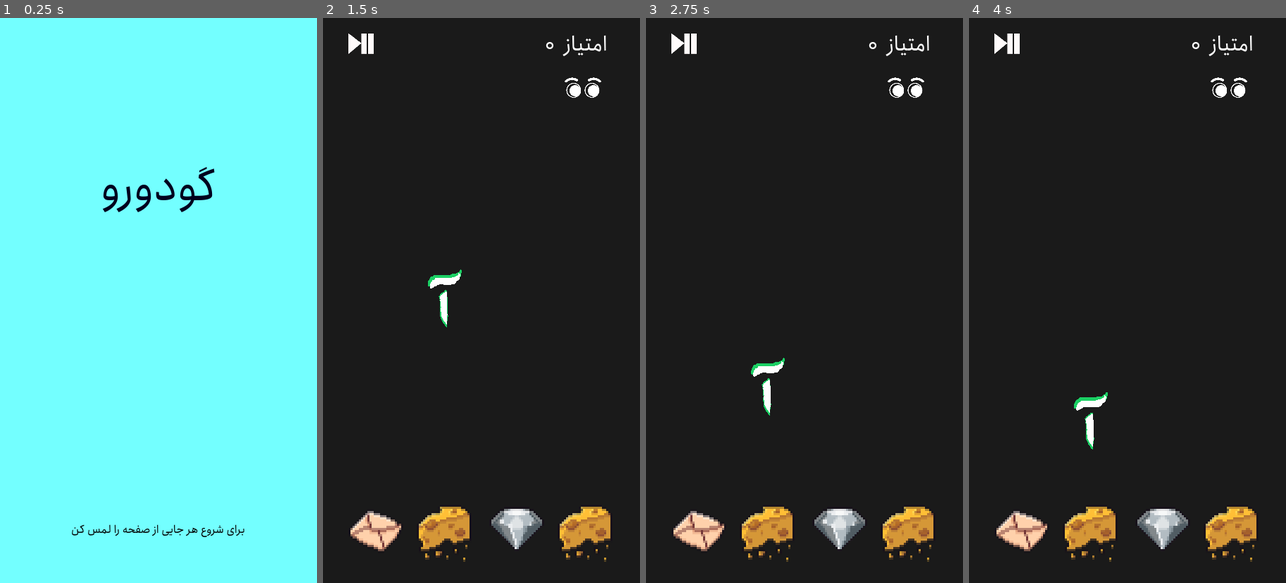
Above: before the commit, frames 1-4 (left to right).
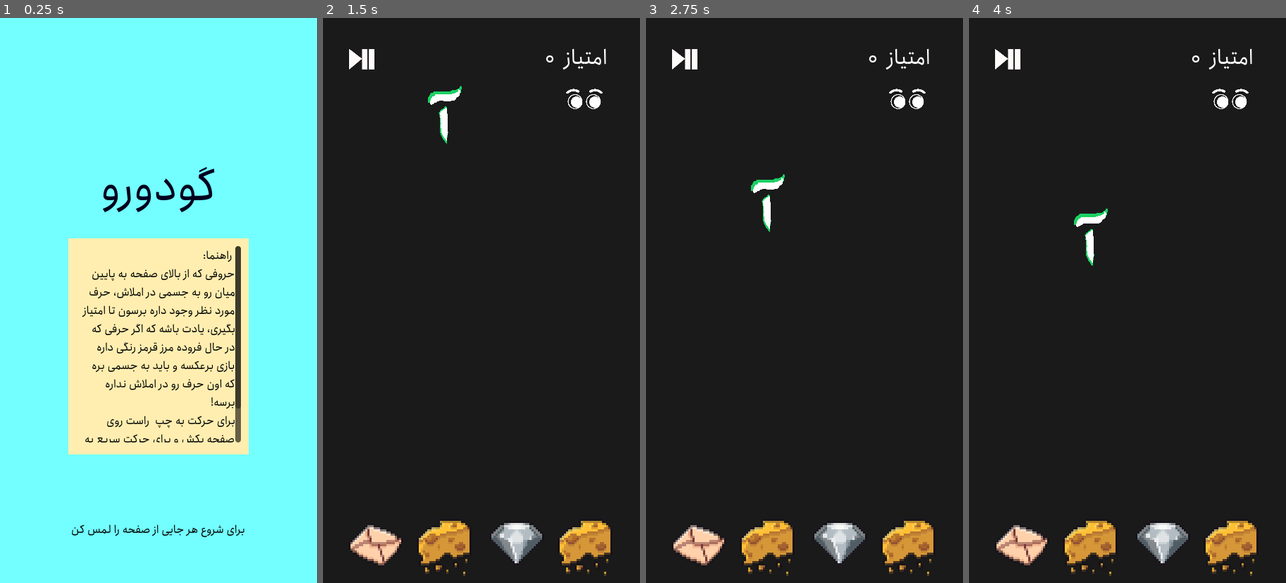
Above: after the commit, the same moments.

Repository: halataa/guduru
Game: Godot game, scene res://scenes/ui/start_page.tscn
Same seed, same stepped clock (60 frames per second), same inputs: the game is played once before the commit and once after it.
Inputs (mouse positions are in pixels of both pictures, inside the frame that each line leads up to; where the layout moved, square brackets give the same spot in the first picture):
- Up to frame 1 (0.25 s): no input
- Up to frame 2 (1.5 s): tap Enter at 0.5 s; move the mouse to (551, 272) at 0.52 s; hold Right (right) 0.53-1.25 s; hold Space (fast) 0.53-1.25 s; click (551, 272) at 0.67 s; click (586, 85) at 1.27 s
- Up to frame 3 (2.75 s): click (912, 97) [909, 85] at 2 s
- Up to frame 4 (4 s): click (1007, 57) [1003, 40] at 2.75 s; tap Space (fast) at 3.5 s; move the mouse to (1064, 328) at 3.52 s; hold A (left) from 3.53 s (still down); tap Q (reveal) at 3.6 s

The runs differ from the first frame. In frame 1, 22% of the frame differs, in the area x 21-79%, y 39-78%; in frame 2, 6.0%; in frame 3, 6.0%; in frame 4, 6.0%.

Commit message:
various screen size

Diff:
--- a/scenes/level.gd
+++ b/scenes/level.gd
@@ -6,6 +6,7 @@
 @onready var ascenes = dir_contents(alphabet_scene_path)
 @onready var escenes = dir_contents(enemy_scene_path)
 @onready var gameover = preload("res://scenes/ui/gameover.tscn")
+@onready var screen_size = DisplayServer.window_get_size()
 @export var rand_limit_contain:float = 0.8
 
 func dir_contents(path):
@@ -27,6 +28,9 @@
 	return pngs
 
 func _ready():
+	$EndOfScreen/End.position.y = screen_size.y
+	$GameOver/GameoverHeight.position.y = int(screen_size.y / 3.7)
+	$EnemySpawnLocations.position.y = screen_size.y - 100
 	$Gameover.visible = false
 	$UI.update_score()
 	Util.right_move.connect(_on_right_move)
@@ -89,6 +93,7 @@
 	var spawn = $EnemySpawnLocations.get_children()
 	var enemies = []
 	for s in spawn:
+#		s.global_position.y = screen_size.y - 200
 		var choice = escenes.pick_random()
 		var e = load(enemy_scene_path+choice).instantiate()
 		e.global_position = s.global_position
--- a/scenes/level.tscn
+++ b/scenes/level.tscn
@@ -12,7 +12,7 @@
 size = Vector2(1176, 21)
 
 [sub_resource type="RectangleShape2D" id="RectangleShape2D_mbo7t"]
-size = Vector2(53.125, 830)
+size = Vector2(53.125, 1250.5)
 
 [node name="Level" type="Node2D"]
 process_mode = 1
@@ -66,7 +66,7 @@
 
 [node name="EndOfScreen" type="Area2D" parent="."]
 
-[node name="CollisionShape2D" type="CollisionShape2D" parent="EndOfScreen"]
+[node name="End" type="CollisionShape2D" parent="EndOfScreen"]
 position = Vector2(309.5, 853)
 shape = SubResource("RectangleShape2D_fdakj")
 
@@ -75,7 +75,7 @@
 collision_layer = 2
 collision_mask = 6
 
-[node name="CollisionShape2D" type="CollisionShape2D" parent="GameOver"]
+[node name="GameoverHeight" type="CollisionShape2D" parent="GameOver"]
 position = Vector2(224, 249.5)
 shape = SubResource("RectangleShape2D_h8m2h")
 
@@ -84,14 +84,15 @@
 collision_mask = 0
 
 [node name="LeftEdge" type="CollisionShape2D" parent="Edges"]
-position = Vector2(-10, 416)
+position = Vector2(-10, 502.75)
 shape = SubResource("RectangleShape2D_mbo7t")
 
 [node name="RightEdge" type="CollisionShape2D" parent="Edges"]
-position = Vector2(457, 408)
+position = Vector2(457, 531.5)
 shape = SubResource("RectangleShape2D_mbo7t")
 
 [node name="UI" parent="." instance=ExtResource("2_ir7t0")]
+metadata/_edit_horizontal_guides_ = [36.0]
 
 [node name="Gameover" parent="." instance=ExtResource("4_2hcnw")]
 process_mode = 3
--- a/scenes/ui/gameover.tscn
+++ b/scenes/ui/gameover.tscn
@@ -51,9 +51,9 @@
 
 [node name="Button" type="Button" parent="."]
 anchors_preset = -1
-anchor_left = 0.386
+anchor_left = 0.364444
 anchor_top = 0.545
-anchor_right = 0.618
+anchor_right = 0.64
 anchor_bottom = 0.59625
 offset_left = -4.0
 offset_top = -4.0
--- a/scenes/ui/start_page.tscn
+++ b/scenes/ui/start_page.tscn
@@ -11,6 +11,9 @@
 [sub_resource type="LabelSettings" id="LabelSettings_0k34t"]
 font = ExtResource("1_ebi6k")
 font_color = Color(0, 0, 0, 1)
+
+[sub_resource type="Theme" id="Theme_aq6bx"]
+default_font = ExtResource("1_ebi6k")
 
 [node name="StartPage" type="Control"]
 layout_mode = 3
@@ -71,4 +74,40 @@
 grow_horizontal = 2
 grow_vertical = 2
 
+[node name="ColorRect" type="ColorRect" parent="."]
+layout_mode = 1
+anchors_preset = 8
+anchor_left = 0.5
+anchor_top = 0.5
+anchor_right = 0.5
+anchor_bottom = 0.5
+offset_left = -128.0
+offset_top = -88.0
+offset_right = 128.0
+offset_bottom = 218.0
+grow_horizontal = 2
+grow_vertical = 2
+color = Color(1, 0.933333, 0.690196, 1)
+
+[node name="RichTextLabel" type="RichTextLabel" parent="ColorRect"]
+modulate = Color(0, 0, 0, 1)
+layout_mode = 1
+anchors_preset = 15
+anchor_right = 1.0
+anchor_bottom = 1.0
+offset_left = 17.0
+offset_top = 11.0
+offset_right = -11.0
+offset_bottom = -17.0
+grow_horizontal = 2
+grow_vertical = 2
+theme = SubResource("Theme_aq6bx")
+text = " راهنما:
+حروفی که از بالای صفحه به پایین میان رو به جسمی در املاش، حرف مورد نظر وجود داره برسون تا امتیاز بگیری، یادت باشه که اگر حرفی که در حال فروده مرز قرمز رنگی داره بازی برعکسه و باید به جسمی بره که اون حرف رو در املاش نداره برسه!
+برای حرکت به چپ  راست روی صفحه بکش و برای حرکت سریع به سمت پایین بکش
+
+"
+text_direction = 2
+language = "fa_IR"
+
 [connection signal="pressed" from="Start" to="." method="_on_start_pressed"]
--- a/scenes/ui/ui.tscn
+++ b/scenes/ui/ui.tscn
@@ -12,15 +12,19 @@
 [node name="UI" type="CanvasLayer"]
 process_mode = 3
 script = ExtResource("1_5di05")
-metadata/_edit_horizontal_guides_ = [36.0]
+metadata/_edit_horizontal_guides_ = [58.0]
 metadata/_edit_vertical_guides_ = [55.0]
 
 [node name="Score" type="Label" parent="."]
 anchors_preset = -1
 anchor_left = 0.97
-anchor_right = 0.97
-offset_left = -155.0
-offset_bottom = 74.0
+anchor_top = 0.024
+anchor_right = 0.971
+anchor_bottom = 0.024
+offset_left = -154.5
+offset_top = -0.200001
+offset_right = 0.0499573
+offset_bottom = 73.8
 grow_horizontal = 0
 size_flags_horizontal = 4
 theme = SubResource("Theme_3oh57")
@@ -32,29 +36,30 @@
 [node name="PauseBottun" type="TextureButton" parent="."]
 anchors_preset = -1
 anchor_left = 0.062
-anchor_right = 0.164
-anchor_bottom = 0.0845
-offset_left = 0.100001
-offset_top = 10.0
-offset_right = 0.0999995
-offset_bottom = -6.6
+anchor_top = 0.042
+anchor_right = 0.169
+anchor_bottom = 0.106
+offset_left = 2.1
+offset_top = 0.399998
+offset_right = -0.150002
+offset_bottom = 0.199997
 metadata/_edit_use_anchors_ = true
 
 [node name="Icon" type="Sprite2D" parent="PauseBottun"]
-position = Vector2(26, 26)
+position = Vector2(25, 24)
 scale = Vector2(0.458333, 0.458333)
 texture = ExtResource("3_i800d")
 
 [node name="Eye" type="TextureButton" parent="."]
 anchors_preset = -1
-anchor_left = 0.741222
-anchor_top = 0.0945
-anchor_right = 0.897334
-anchor_bottom = 0.1565
-offset_left = 13.45
-offset_top = -1.60001
-offset_right = 0.199738
-offset_bottom = -0.200012
+anchor_left = 0.776
+anchor_top = 0.112
+anchor_right = 0.902
+anchor_bottom = 0.176
+offset_left = -0.200043
+offset_top = 0.399994
+offset_right = 0.100067
+offset_bottom = 0.199982
 metadata/_edit_use_anchors_ = true
 
 [node name="Icon" type="Sprite2D" parent="Eye"]
Not shown: 1 places in scenes/ui/start_page.tscn that only renumber resources
